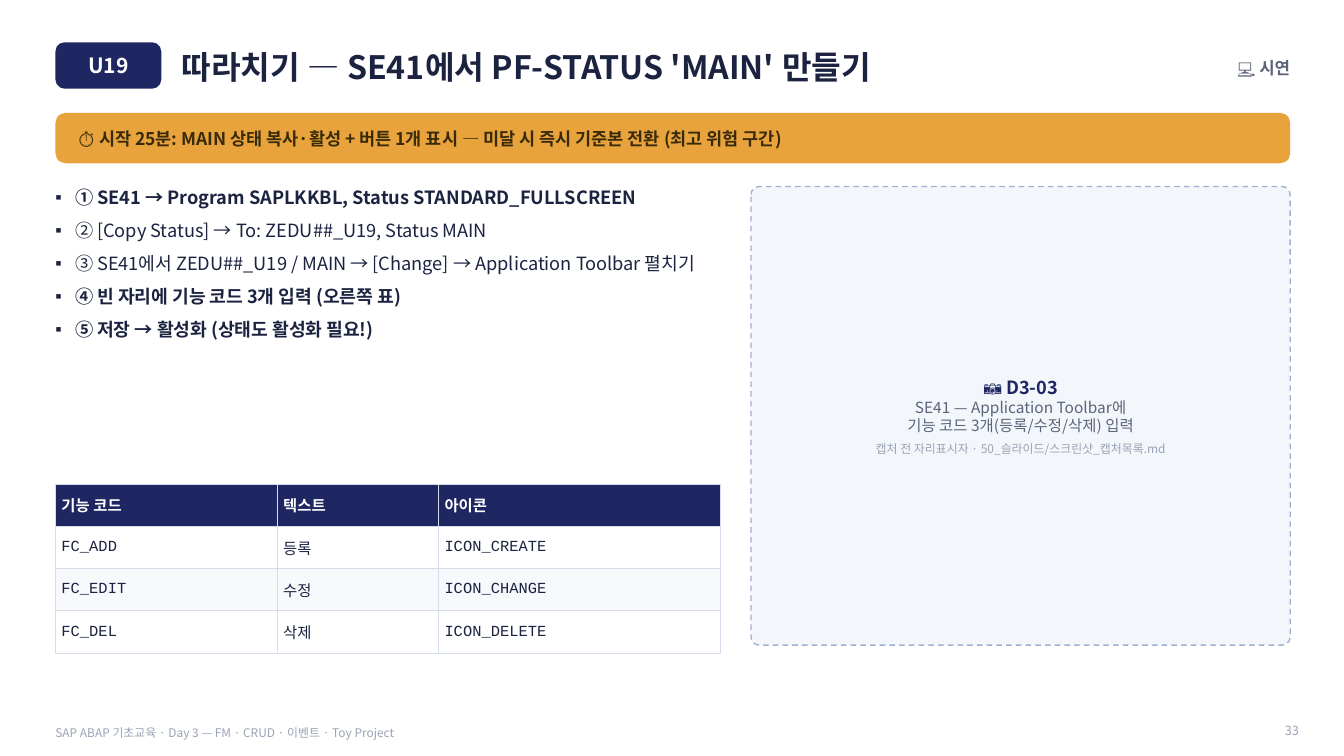
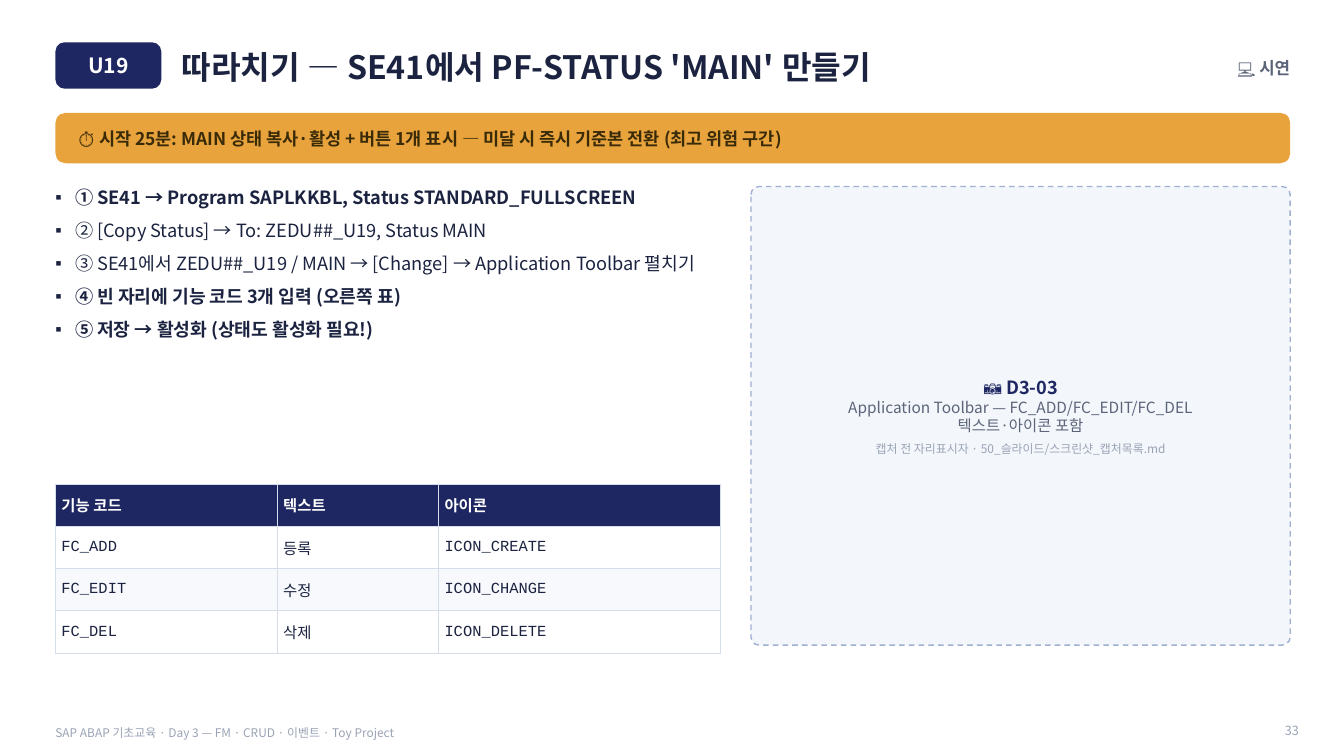
Before and after one commit to qdwe93/abap_beginner_2026, a slide deck: slide 33 of 50_슬라이드/SLIDES_Day3.pptx. Drawn at 1344x756 pixels with LibreOffice and Linux fonts; fonts in the diff are those of the drawing. Boxes give left, top, right and bottom in pixels: in the first picture for what was removed or moved away, otherwise in the second. Text is boxed around its words. In the diff, an @@ line names an element or a change of style, - is before the commit and + after.

```diff
--- a/50_슬라이드/SLIDES_Day3.pptx
+++ b/50_슬라이드/SLIDES_Day3.pptx
@@ text at bbox=[848, 401, 1193, 432]: text changed @@
-SE41 — Application Toolbar에
-기능 코드 3개(등록/수정/삭제) 입력
+Application Toolbar — FC_ADD/FC_EDIT/FC_DEL
+텍스트·아이콘 포함
```
Also in this commit, not shown: 5 other slides changed, 6 other files.
